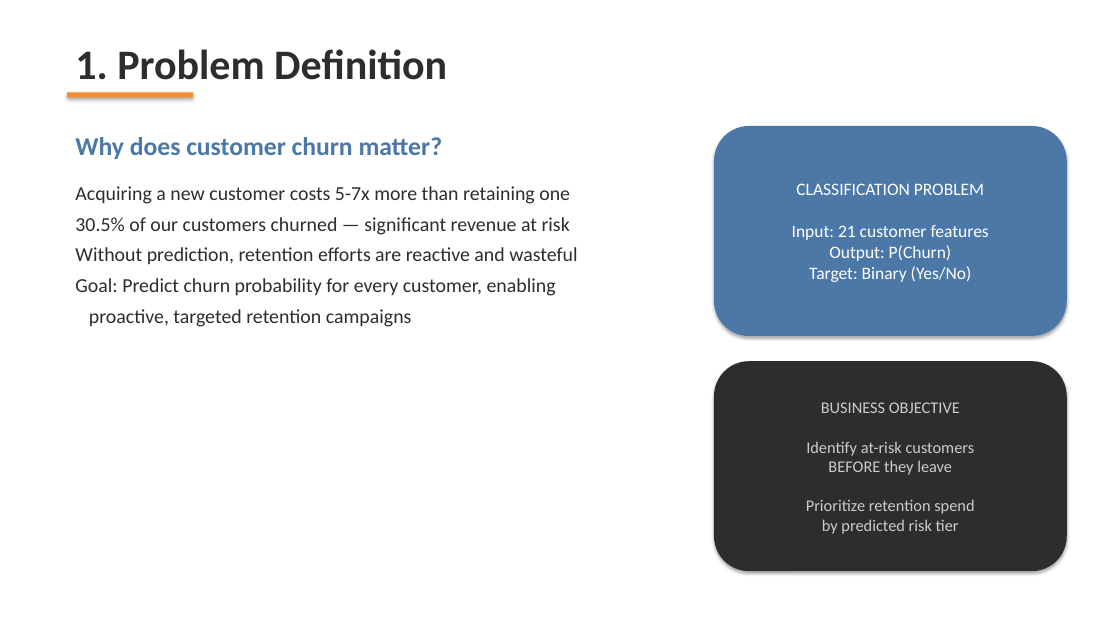
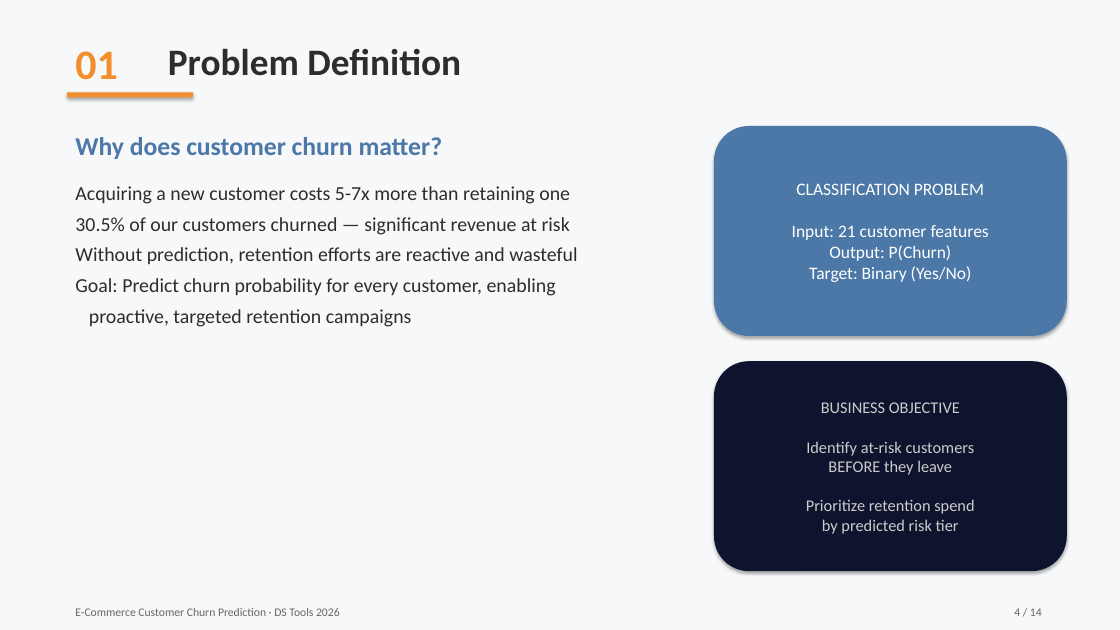
Before and after one commit to ZeyadZaher03/dstools, a slide deck: slide 4 of Churn_Prediction_Presentation.pptx (slide 3 before the commit). Drawn at 1120x630 pixels with LibreOffice and Linux fonts; fonts in the diff are those of the drawing. Boxes give left, top, right and bottom in pixels: in the first picture for what was removed or moved away, otherwise in the second. Text is boxed around its words. In the diff, an @@ line names an element or a change of style, - is before the commit and + after.

```diff
--- a/Churn_Prediction_Presentation.pptx
+++ b/Churn_Prediction_Presentation.pptx
@@ background #FFFFFF to #F7F8FA @@
@@ text added at (x1=75, y1=51, x2=118, y2=80), 36 pt, text #F28E2B, bold @@
+01
@@ text at (x1=168, y1=48, x2=461, y2=76): text changed; size 36 to 32 pt @@
-1. Problem Definition
+Problem Definition
@@ rounded rectangle "BUSINESS OBJECTIVE Identify at-risk customers ..." at (x1=714, y1=361, x2=1067, y2=571): fill #2D2D2D to #0F142E @@
@@ text added at (x1=75, y1=608, x2=340, y2=616), 10 pt, text #666666 @@
+E-Commerce Customer Churn Prediction · DS Tools 2026
@@ text added at (x1=1014, y1=608, x2=1042, y2=616), 10 pt, text #666666 @@
+4 / 14
```
Also in this commit, not shown: 12 other slides changed, 1 slide added, 6 other files.
